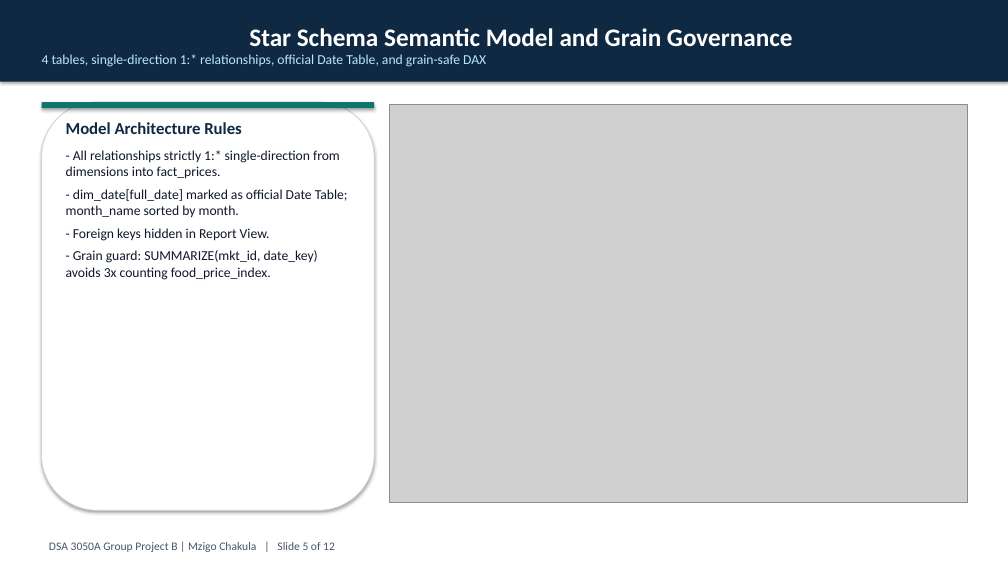
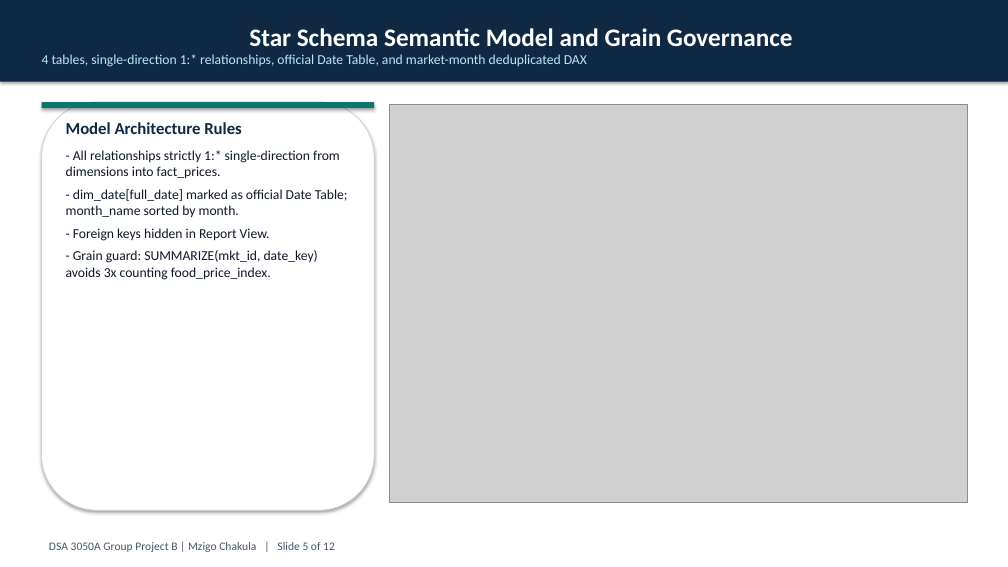
Before and after one commit to princenzmw/mzigo-chakula, a slide deck: slide 5 of slides/presentation.pptx. Drawn at 1008x567 pixels with LibreOffice and Linux fonts; fonts in the diff are those of the drawing; grey boxes stand for pictures. Boxes give left, top, right and bottom in pixels: in the first picture for what was removed or moved away, otherwise in the second. Text is boxed around its words. In the diff, an @@ line names an element or a change of style, - is before the commit and + after.

```diff
--- a/slides/presentation.pptx
+++ b/slides/presentation.pptx
@@ text in rectangle at box(42, 54, 587, 67): text changed @@
-4 tables, single-direction 1:* relationships, official Date Table, and grain-safe DAX
+4 tables, single-direction 1:* relationships, official Date Table, and market-month deduplicated DAX
```
Also in this commit, not shown: 5 other slides changed, 21 other files.
